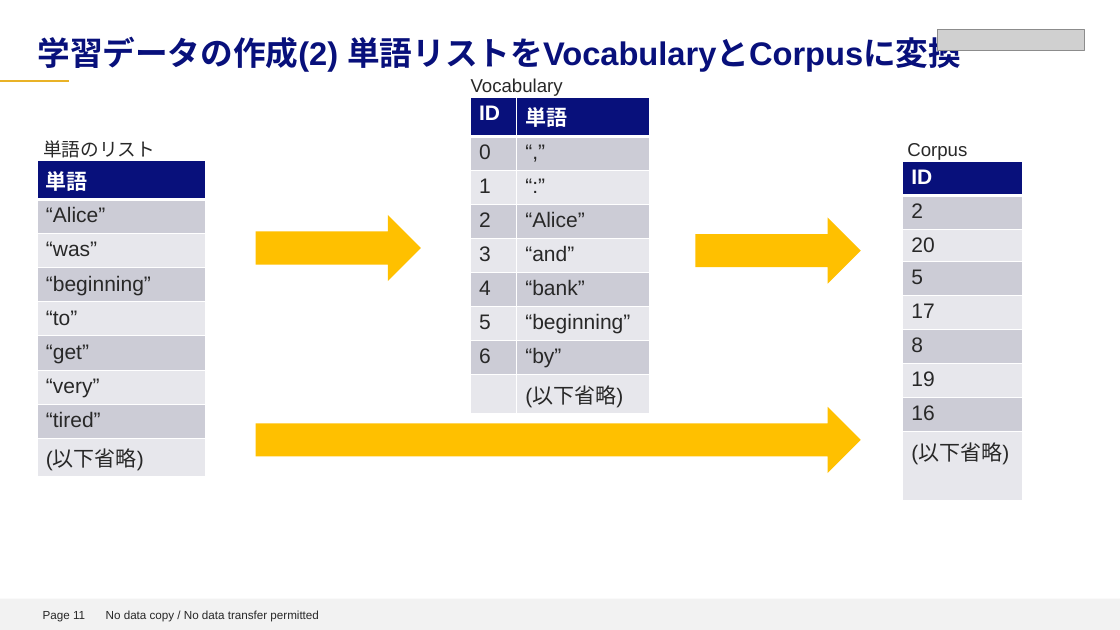
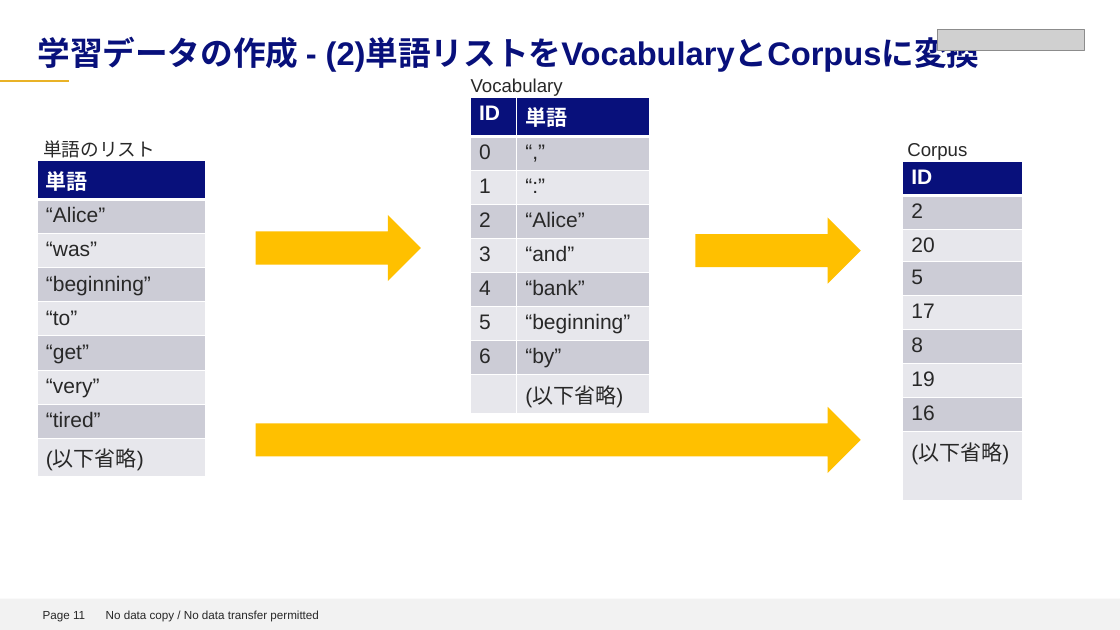
Before and after one commit to sunday-robot/DeepLerningKot, a slide deck: slide 11 of word2vecの紹介.pptx. Drawn at 1120x630 pixels with LibreOffice and Linux fonts; fonts in the diff are those of the drawing; grey boxes stand for pictures; background and template pictures are left out. Boxes give left, top, right and bottom in pixels: in the first picture for what was removed or moved away, otherwise in the second. Text is boxed around its words. In the diff, an @@ line names an element or a change of style, - is before the commit and + after.

```diff
--- a/word2vecの紹介.pptx
+++ b/word2vecの紹介.pptx
@@ title at bbox=[37, 36, 980, 71]: text changed @@
-学習データの作成(2) 単語リストをVocabularyとCorpusに変換
+学習データの作成 - (2)単語リストをVocabularyとCorpusに変換
```
Also in this commit, not shown: 8 other slides changed, 2 slides added, 13 slides removed.
